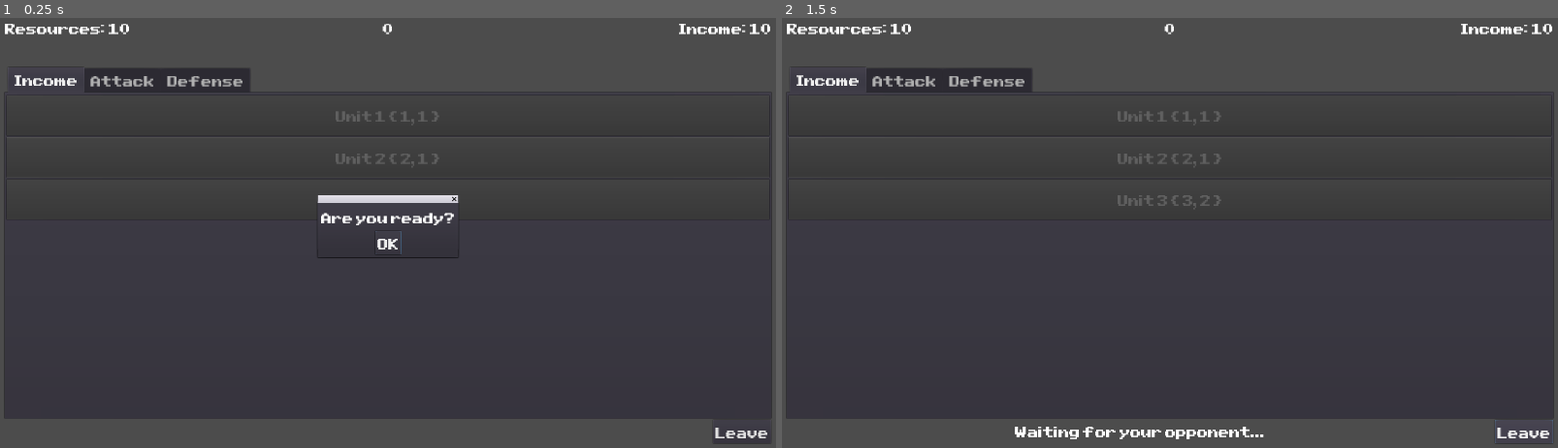
Above: before the commit, frames 1-2 (left to right).
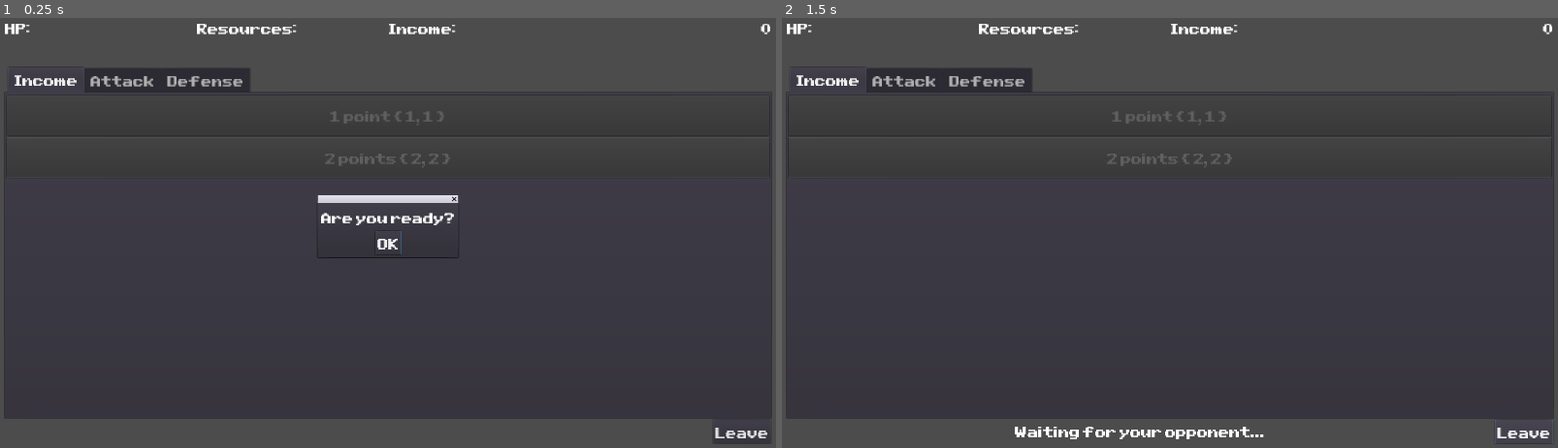
Above: after the commit, the same moments.

Repository: tducasse/poc-turn-based
Game: Godot game, scene res://Scenes/Game/Game.tscn
Same seed, same stepped clock (60 frames per second), same inputs: the game is played once before the commit and once after it. This scene is started directly instead of the project's main scene.
Inputs:
- Up to frame 1 (0.25 s): no input
- Up to frame 2 (1.5 s): click "OK" at 0.5 s; click "Leave" at 1.25 s

The runs differ from the first frame. In frame 1, 0.9% of the frame differs, in the area x 1-100%, y 1-35%; in frame 2, 1.0%, in the area x 1-100%, y 1-45%.

Commit message:
Add hp, atk, def, inc, fight phase

Diff:
--- a/Scenes/Game/Game.gd
+++ b/Scenes/Game/Game.gd
@@ -2,6 +2,7 @@
 
 onready var resources_node = $VBoxContainer/TopLine/Resources
 onready var income_node = $VBoxContainer/TopLine/Income
+onready var health_node = $VBoxContainer/TopLine/Health
 onready var timer_node = $VBoxContainer/TopLine/Timer
 onready var prep_timer = $PrepTimer
 onready var next_round_popup = $NextRoundPopup
@@ -12,6 +13,7 @@
 
 var resources = 0
 var income = 0
+var health = 0
 
 var _connection
 
@@ -40,8 +42,10 @@
 func _update_resources_income(value):
 	income = value.income
 	resources = value.resources
+	health = value.health
 	update_node_text(resources_node, "Resources: " + str(resources))
 	update_node_text(income_node, "Income: " + str(income))
+	update_node_text(health_node, "HP: " + str(health))
 
 
 func update_node_text(node, text):
--- a/Scenes/Game/Game.tscn
+++ b/Scenes/Game/Game.tscn
@@ -30,28 +30,35 @@
 margin_right = 1896.0
 margin_bottom = 52.0
 
-[node name="Resources" type="Label" parent="VBoxContainer/TopLine"]
-margin_right = 629.0
+[node name="Health" type="Label" parent="VBoxContainer/TopLine"]
+margin_right = 471.0
 margin_bottom = 52.0
 size_flags_horizontal = 3
 custom_fonts/font = ExtResource( 1 )
-text = "Resources: 10"
+text = "HP:"
 
-[node name="Timer" type="Label" parent="VBoxContainer/TopLine"]
-margin_left = 633.0
-margin_right = 1262.0
+[node name="Resources" type="Label" parent="VBoxContainer/TopLine"]
+margin_left = 475.0
+margin_right = 946.0
 margin_bottom = 52.0
 size_flags_horizontal = 3
 custom_fonts/font = ExtResource( 1 )
-align = 1
+text = "Resources:"
 
 [node name="Income" type="Label" parent="VBoxContainer/TopLine"]
-margin_left = 1266.0
+margin_left = 950.0
+margin_right = 1421.0
+margin_bottom = 52.0
+size_flags_horizontal = 3
+custom_fonts/font = ExtResource( 1 )
+text = "Income:"
+
+[node name="Timer" type="Label" parent="VBoxContainer/TopLine"]
+margin_left = 1425.0
 margin_right = 1896.0
 margin_bottom = 52.0
 size_flags_horizontal = 3
 custom_fonts/font = ExtResource( 1 )
-text = "Income: 10"
 align = 2
 
 [node name="Spacer" type="Control" parent="VBoxContainer"]
@@ -115,17 +122,15 @@
 one_shot = true
 
 [node name="NextRoundPopup" type="AcceptDialog" parent="."]
-margin_left = 840.0
-margin_top = 482.0
-margin_right = 1056.0
-margin_bottom = 574.0
+margin_left = 858.0
+margin_top = 499.0
+margin_right = 1037.0
+margin_bottom = 557.0
 size_flags_horizontal = 4
 size_flags_vertical = 4
 popup_exclusive = true
 window_title = ""
-dialog_text = "Ready for the next round?
-
-Click here to earn your income!"
+dialog_text = "Ready for the next round?"
 script = ExtResource( 4 )
 
 [node name="ReadyPopup" type="AcceptDialog" parent="."]
--- a/Scenes/Game/Shop/Shop.gd
+++ b/Scenes/Game/Shop/Shop.gd
@@ -12,19 +12,44 @@
 		"category": "income",
 		"items": [
 			{
-				"label": "Unit 1",
+				"label": "1 point",
 				"cost": 1,
 				"income": 1
 			},
 			{
-				"label": "Unit 2",
+				"label": "2 points",
 				"cost": 2,
-				"income": 1
+				"income": 2
+			}
+		]
+	},
+	{
+		"category": "attack",
+		"items": [
+			{
+				"label": "1 point",
+				"cost": 1,
+				"attack": 1
 			},
 			{
-				"label": "Unit 3",
-				"cost": 3,
-				"income": 2
+				"label": "2 points",
+				"cost": 2,
+				"attack": 2
+			}
+		]
+	},
+	{
+		"category": "defense",
+		"items": [
+			{
+				"label": "1 point",
+				"cost": 1,
+				"defense": 1
+			},
+			{
+				"label": "2 points",
+				"cost": 2,
+				"defense": 2
 			}
 		]
 	}
@@ -52,7 +77,7 @@
 	if not root_node:
 		return
 	var shop_item = ShopItem.instance()
-	shop_item.init(item.label, item.cost, item.income)
+	shop_item.init(category, item)
 	root_node.add_child(shop_item)
 	buttons.append(shop_item)
 
--- a/Scenes/Game/Shop/ShopItem.gd
+++ b/Scenes/Game/Shop/ShopItem.gd
@@ -3,15 +3,62 @@
 var label
 var cost
 var income
+var defense
+var attack
+var type
 
-func init(lbl="Item", c=1, inc=1):
-	label = lbl
-	cost = c
-	income = inc
-	text = label + " { " + str(cost) + ", " + str(income) + " }"
+var types = ['attack', 'income', 'defense']
+
+func init(category, item):
+	label = item.label
+	cost = item.cost
+	type = category
+	match category:
+		"attack":
+			init_attack(item)
+		"defense":
+			init_defense(item)
+		"income":
+			init_income(item)
+		_:
+			print('Item category not supported')
 	disabled = true
 
 
+func init_attack(item):
+	attack = item.attack
+	text = label + " { " + str(cost) + ", " + str(attack) + " }"
+
+
+func init_income(item):
+	income = item.income
+	text = label + " { " + str(cost) + ", " + str(income) + " }"
+
+
+func init_defense(item):
+	defense = item.defense
+	text = label + " { " + str(cost) + ", " + str(defense) + " }"
+
 
 func _on_ShopItem_pressed():
-	WS.send_message(WS.TYPES.GAME__BUY_ITEM, {"cost": cost, "income": income})
+	match type:
+		"attack":
+			buy_attack()
+		"defense":
+			buy_defense()
+		"income":
+			buy_income()
+		_:
+			print('Item type not supported')
+
+
+func buy_attack():
+	WS.send_message(WS.TYPES.GAME__BUY_ITEM, {"cost": cost, "attack": attack, "type": type})
+
+
+func buy_income():
+	WS.send_message(WS.TYPES.GAME__BUY_ITEM, {"cost": cost, "income": income, "type": type})
+
+
+func buy_defense():
+	WS.send_message(WS.TYPES.GAME__BUY_ITEM, {"cost": cost, "defense": defense, "type": type})
--- a/Scenes/Game/Shop/ShopItem.tscn
+++ b/Scenes/Game/Shop/ShopItem.tscn
@@ -2,7 +2,6 @@
 
 [ext_resource path="res://Scenes/Game/Shop/ShopItem.gd" type="Script" id=1]
 [ext_resource path="res://Fonts/PixelSansSerif.tres" type="DynamicFont" id=2]
-
 
 [node name="ShopItem" type="Button"]
 anchor_right = 1.0
Not shown, changed: server/constants.js
Not shown, changed: server/controllers/game.js
Not shown, changed: server/index.js
Not shown, changed: server/rooms.js
Not shown, changed: server/util.js
